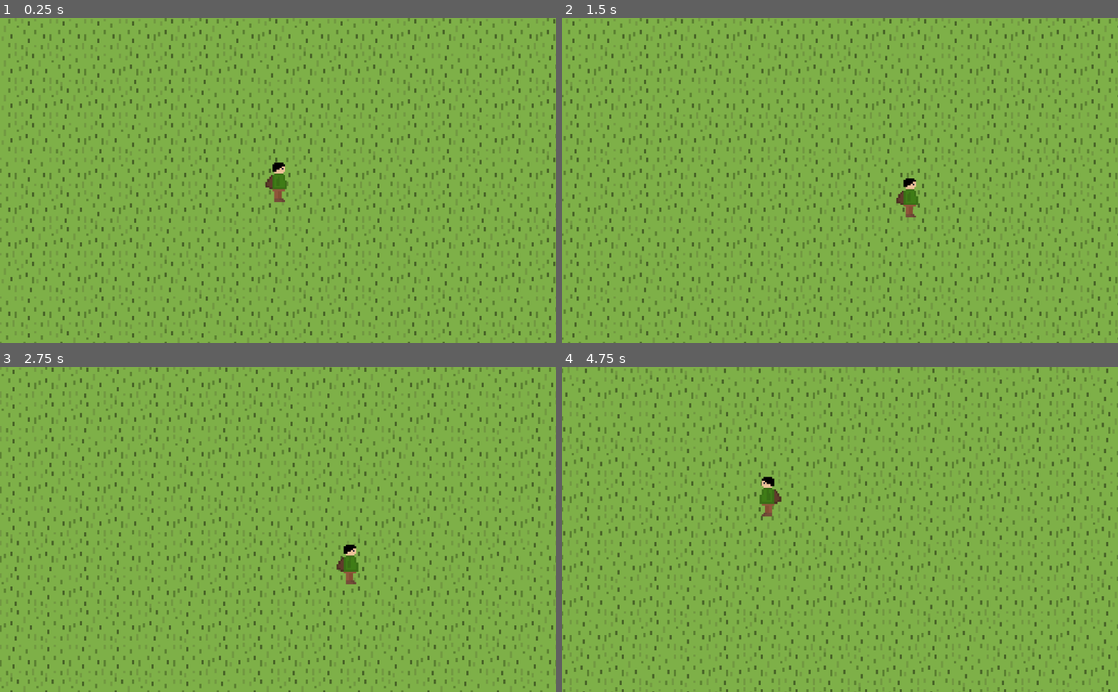
Above: before the commit, frames 1-4 (two rows, left to right).
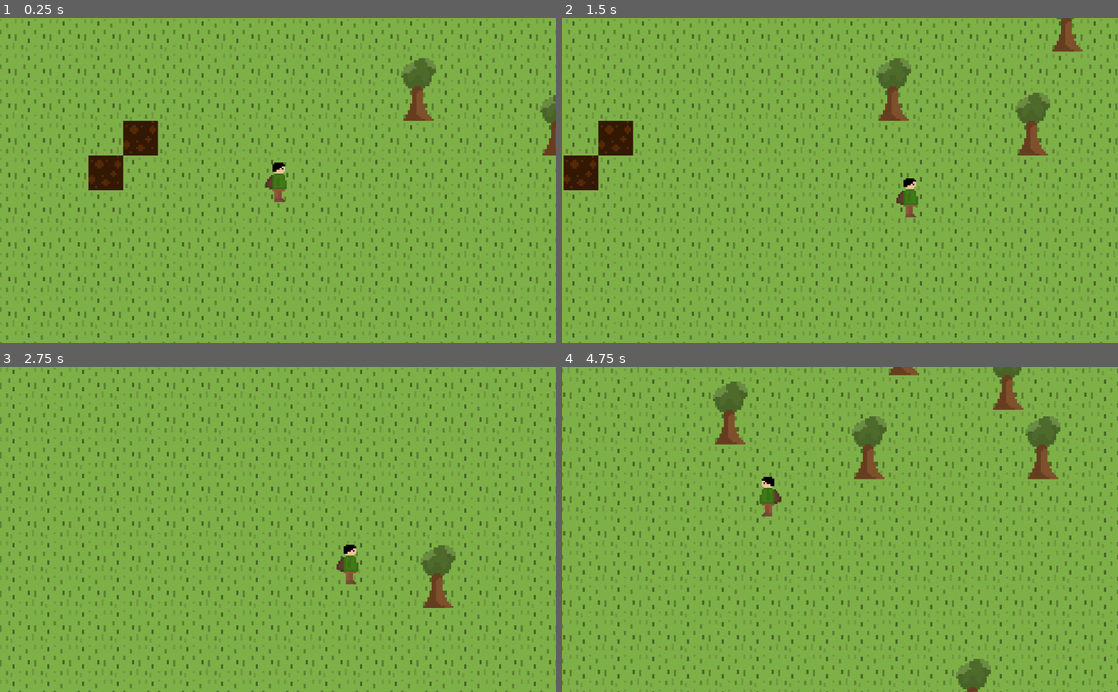
Above: after the commit, the same moments.

Repository: nalton-software/godot-fire-jam
Game: Godot game, scene res://scenes/Main.tscn
Two runs of this game, one before a commit and one after it. Both use one fixed random seed, a clock stepped at 60 frames per second and the inputs below.
Inputs:
- Up to frame 1 (0.25 s): no input
- Up to frame 2 (1.5 s): tap Enter at 0.5 s; hold Right (ui_right) 0.53-1.28 s; hold Down (ui_down) from 1.28 s (still down)
- Up to frame 3 (2.75 s): release Down (ui_down) at 2.03 s; hold Right (ui_right) from 2.03 s (still down)
- Up to frame 4 (4.75 s): release Right (ui_right) at 2.78 s; hold Up (ui_up) 2.78-3.53 s; hold Left (ui_left) from 3.53 s (still down)

The runs differ from the first frame. In frame 1, 10% of the frame differs, in the area x 0-100%, y 0-100%; in frame 2, 11%; in frame 3, 8.9%; in frame 4, 11%.

Commit message:
added tree

Diff:
--- a/resources/tileset.tres
+++ b/resources/tileset.tres
@@ -1,27 +1,14 @@
-[gd_resource type="TileSet" load_steps=4 format=2]
+[gd_resource type="TileSet" load_steps=2 format=2]
 
 [ext_resource path="res://art/tileset.png" type="Texture" id=1]
 
-[sub_resource type="ConvexPolygonShape2D" id=1]
-points = PoolVector2Array( 0, 0, 16, 0, 16, 16, 0, 16 )
-
-[sub_resource type="ConvexPolygonShape2D" id=2]
-points = PoolVector2Array( 0, 0, 16, 0, 16, 16, 0, 16 )
-
 [resource]
-0/name = "Dirt"
+0/name = "Dirt 1"
 0/texture = ExtResource( 1 )
 0/tex_offset = Vector2( 0, 0 )
 0/modulate = Color( 1, 1, 1, 1 )
-0/region = Rect2( 32, 0, 32, 16 )
-0/tile_mode = 2
-0/autotile/icon_coordinate = Vector2( 0, 0 )
-0/autotile/tile_size = Vector2( 16, 16 )
-0/autotile/spacing = 0
-0/autotile/occluder_map = [  ]
-0/autotile/navpoly_map = [  ]
-0/autotile/priority_map = [  ]
-0/autotile/z_index_map = [  ]
+0/region = Rect2( 32, 0, 16, 16 )
+0/tile_mode = 0
 0/occluder_offset = Vector2( 0, 0 )
 0/navigation_offset = Vector2( 0, 0 )
 0/shape_offset = Vector2( 0, 0 )
@@ -30,19 +17,26 @@
 0/shape_one_way_margin = 0.0
 0/shapes = [  ]
 0/z_index = 0
-2/name = "Grass"
+1/name = "Dirt 2"
+1/texture = ExtResource( 1 )
+1/tex_offset = Vector2( 0, 0 )
+1/modulate = Color( 1, 1, 1, 1 )
+1/region = Rect2( 48, 0, 16, 16 )
+1/tile_mode = 0
+1/occluder_offset = Vector2( 0, 0 )
+1/navigation_offset = Vector2( 0, 0 )
+1/shape_offset = Vector2( 0, 0 )
+1/shape_transform = Transform2D( 1, 0, 0, 1, 0, 0 )
+1/shape_one_way = false
+1/shape_one_way_margin = 0.0
+1/shapes = [  ]
+1/z_index = 0
+2/name = "Grass 1"
 2/texture = ExtResource( 1 )
 2/tex_offset = Vector2( 0, 0 )
 2/modulate = Color( 1, 1, 1, 1 )
-2/region = Rect2( 0, 0, 32, 16 )
-2/tile_mode = 2
-2/autotile/icon_coordinate = Vector2( 0, 0 )
-2/autotile/tile_size = Vector2( 16, 16 )
-2/autotile/spacing = 0
-2/autotile/occluder_map = [  ]
-2/autotile/navpoly_map = [  ]
-2/autotile/priority_map = [  ]
-2/autotile/z_index_map = [  ]
+2/region = Rect2( 0, 0, 16, 16 )
+2/tile_mode = 0
 2/occluder_offset = Vector2( 0, 0 )
 2/navigation_offset = Vector2( 0, 0 )
 2/shape_offset = Vector2( 0, 0 )
@@ -51,37 +45,31 @@
 2/shape_one_way_margin = 0.0
 2/shapes = [  ]
 2/z_index = 0
-3/name = "Trees"
+3/name = "Grass 2"
 3/texture = ExtResource( 1 )
 3/tex_offset = Vector2( 0, 0 )
 3/modulate = Color( 1, 1, 1, 1 )
-3/region = Rect2( 0, 16, 32, 16 )
-3/tile_mode = 2
-3/autotile/icon_coordinate = Vector2( 0, 0 )
-3/autotile/tile_size = Vector2( 16, 16 )
-3/autotile/spacing = 0
-3/autotile/occluder_map = [  ]
-3/autotile/navpoly_map = [  ]
-3/autotile/priority_map = [  ]
-3/autotile/z_index_map = [  ]
+3/region = Rect2( 16, 0, 16, 16 )
+3/tile_mode = 0
 3/occluder_offset = Vector2( 0, 0 )
 3/navigation_offset = Vector2( 0, 0 )
 3/shape_offset = Vector2( 0, 0 )
 3/shape_transform = Transform2D( 1, 0, 0, 1, 0, 0 )
-3/shape = SubResource( 1 )
 3/shape_one_way = false
-3/shape_one_way_margin = 1.0
-3/shapes = [ {
-"autotile_coord": Vector2( 0, 0 ),
-"one_way": false,
-"one_way_margin": 1.0,
-"shape": SubResource( 1 ),
-"shape_transform": Transform2D( 1, 0, 0, 1, 0, 0 )
-}, {
-"autotile_coord": Vector2( 1, 0 ),
-"one_way": false,
-"one_way_margin": 1.0,
-"shape": SubResource( 2 ),
-"shape_transform": Transform2D( 1, 0, 0, 1, 0, 0 )
-} ]
+3/shape_one_way_margin = 0.0
+3/shapes = [  ]
 3/z_index = 0
+4/name = "Tree"
+4/texture = ExtResource( 1 )
+4/tex_offset = Vector2( 0, 0 )
+4/modulate = Color( 1, 1, 1, 1 )
+4/region = Rect2( 0, 16, 16, 32 )
+4/tile_mode = 0
+4/occluder_offset = Vector2( 0, 0 )
+4/navigation_offset = Vector2( 0, 0 )
+4/shape_offset = Vector2( 0, 0 )
+4/shape_transform = Transform2D( 1, 0, 0, 1, 0, 0 )
+4/shape_one_way = false
+4/shape_one_way_margin = 0.0
+4/shapes = [  ]
+4/z_index = 0
--- a/scenes/Main.tscn
+++ b/scenes/Main.tscn
@@ -31,7 +31,7 @@
 tile_set = ExtResource( 1 )
 cell_size = Vector2( 16, 16 )
 format = 1
-tile_data = PoolIntArray( 1, 1, 0, 65536, 1, 0 )
+tile_data = PoolIntArray( -458747, 4, 0, -262147, 4, 0, -327661, 4, 0, -196618, 4, 0, -262130, 4, 0, -196591, 4, 0, -131063, 4, 0, -65523, 4, 0, -65518, 4, 0, 1, 1, 0, 65536, 1, 0, 393210, 4, 0, 393232, 4, 0, 786437, 4, 0 )
 
 [node name="HUD" parent="." instance=ExtResource( 2 )]
 
Binary file changed: art/tileset.png
Not shown: 2 places in scenes/Player.tscn that only renumber resources
